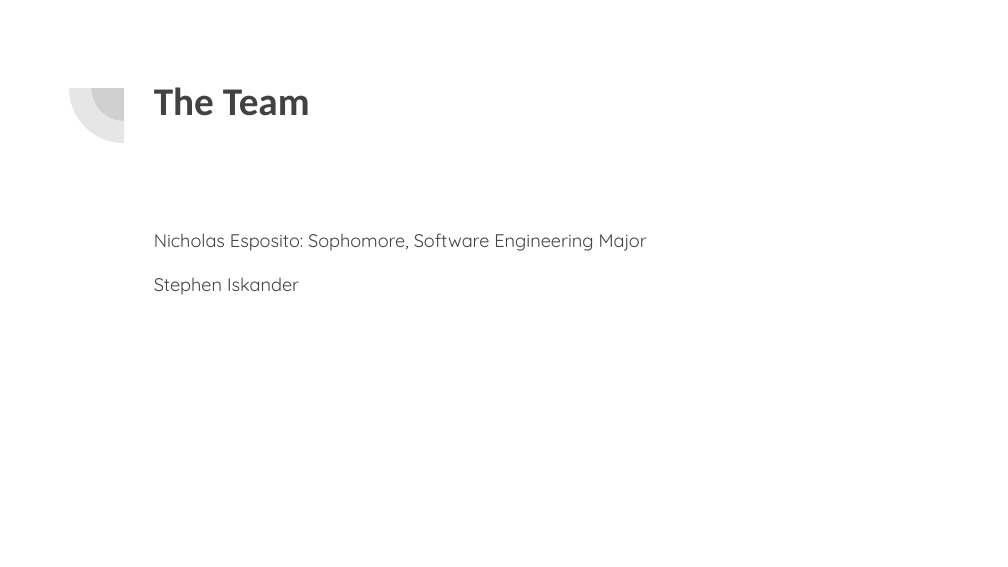
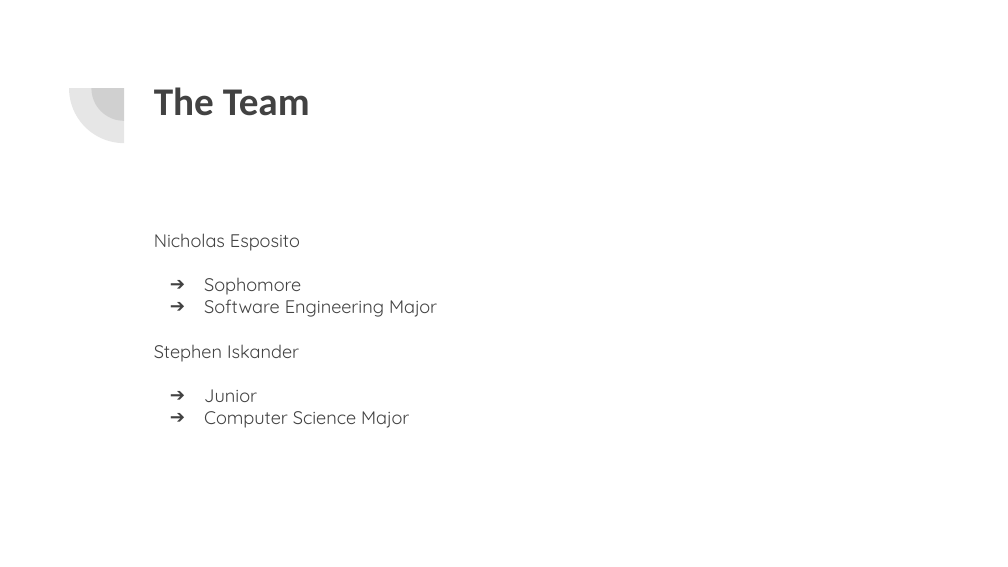
Before and after one commit to stepheniskander/csc380project, a slide deck: slide 2 of docs/AlexPresentation.odp. Drawn at 1008x567 pixels with LibreOffice and Linux fonts; fonts in the diff are those of the drawing. Boxes give left, top, right and bottom in pixels: in the first picture for what was removed or moved away, otherwise in the second. Text is boxed around its words. In the diff, an @@ line names an element or a change of style, - is before the commit and + after.

Commit message:
Updated powerpoint

```diff
--- a/docs/AlexPresentation.odp
+++ b/docs/AlexPresentation.odp
@@ text at <box>154,233,437,317</box>: text changed @@
-Nicholas Esposito: Sophomore, Software Engineering Major
+Nicholas Esposito
+➔ Sophomore
+➔ Software Engineering Major
@@ text at <box>154,344,299,362</box>: less space between paragraphs @@
@@ text at <box>204,389,409,428</box>: paragraphs added @@
+➔ Junior
+➔ Computer Science Major
```
Also in this commit, not shown: 2 other slides changed.
